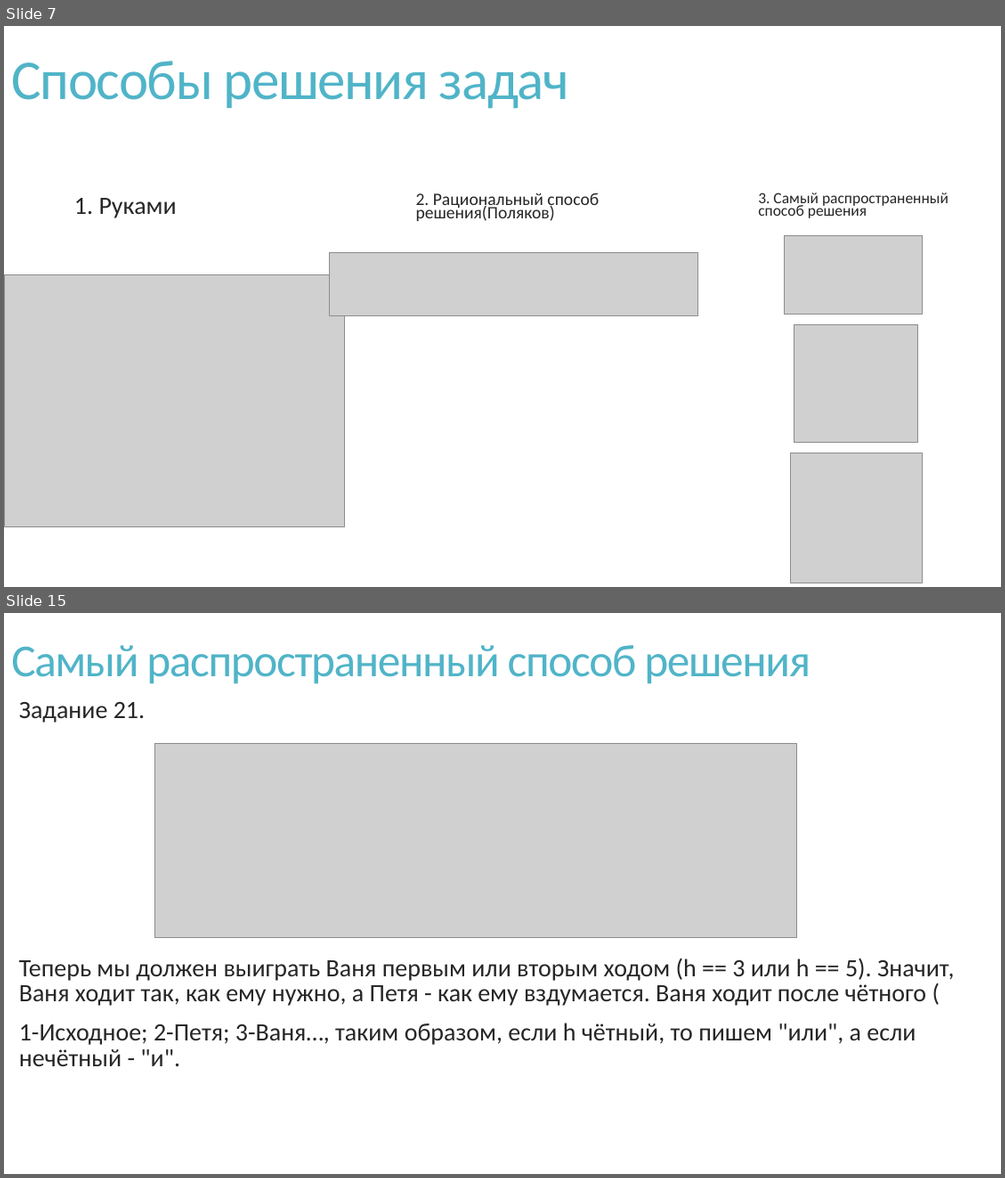
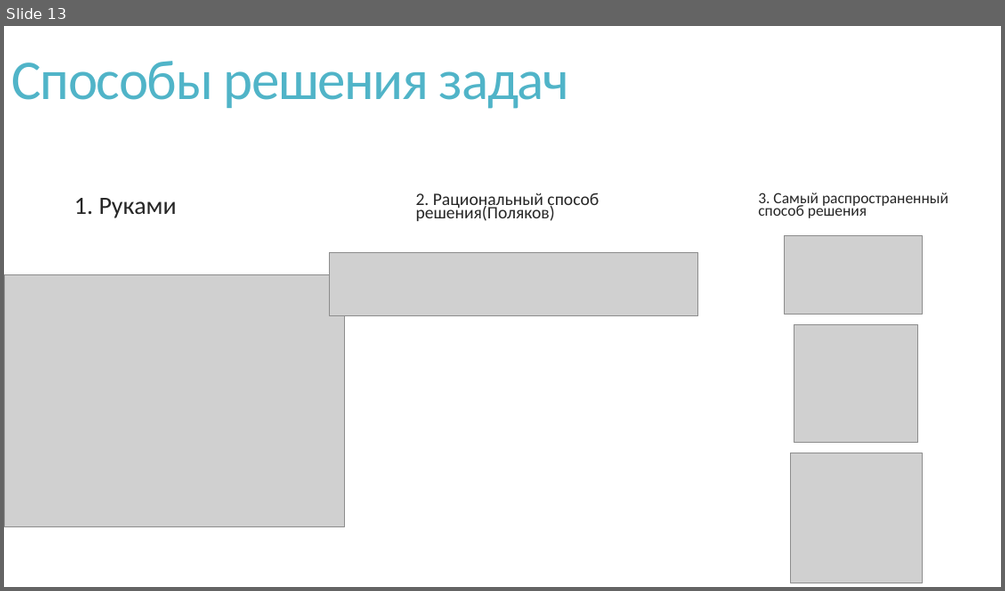
Before and after one commit to VladPetrov3/School_Project_EGE, a slide deck: Организация проекта/Теория игр.pptx. Shown one above the other, each under a label of ours: slides 7 and 15 before the commit, slide 13 after it; the slides between them are not shown. The pictures are 1005x1178 and 1005x591 pixels, drawn with LibreOffice and Linux fonts; fonts in the diff are those of the drawing; grey boxes stand for pictures. Boxes give left, top, right and bottom in pixels: in the first picture for what was removed or moved away, otherwise in the second. Text is boxed around its words. In the diff, an @@ line names an element or a change of style, - is before the commit and + after.

```diff
--- a/Организация проекта/Теория игр.pptx
+++ b/Организация проекта/Теория игр.pptx
@@ slide 15 removed at [4,613,1001,1174], background #FFFFFF @@
@@ title removed at [11,645,810,684] @@
-Самый распространенный способ решения
@@ text removed at [19,702,145,722] @@
-  Задание 21.
@@ picture removed at [155,743,797,937] @@
@@ text removed at [19,957,955,1066] @@
-  Теперь мы должен выиграть Ваня первым или вторым ходом (h == 3 или h == 5). Значит, Ваня ходит так, как ему нужно, а Петя - как ему вздумается. Ваня ходит после чётного (
-  1-Исходное; 2-Петя; 3-Ваня…, таким образом, если h чётный, то пишем "или", а если нечётный - "и".
@@ what was slide 7 is now slide 13 @@
```
Also in this commit, not shown: 7 slides changed, 4 slides added, 4 other slides removed, 3 other files.
